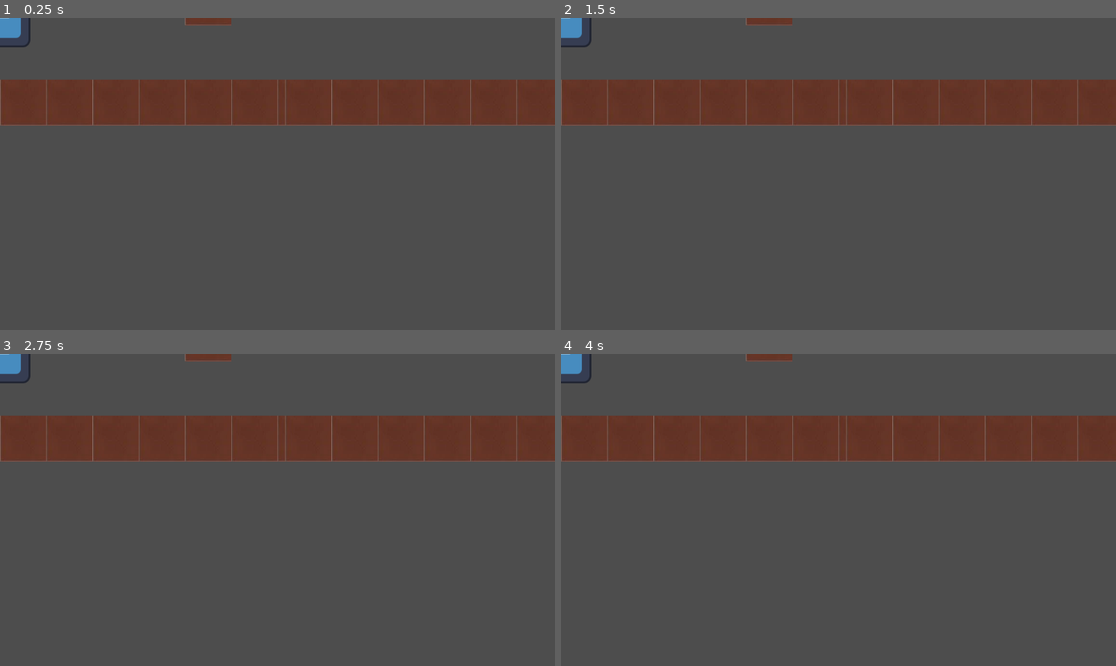
Above: before the commit, frames 1-4 (two rows, left to right).
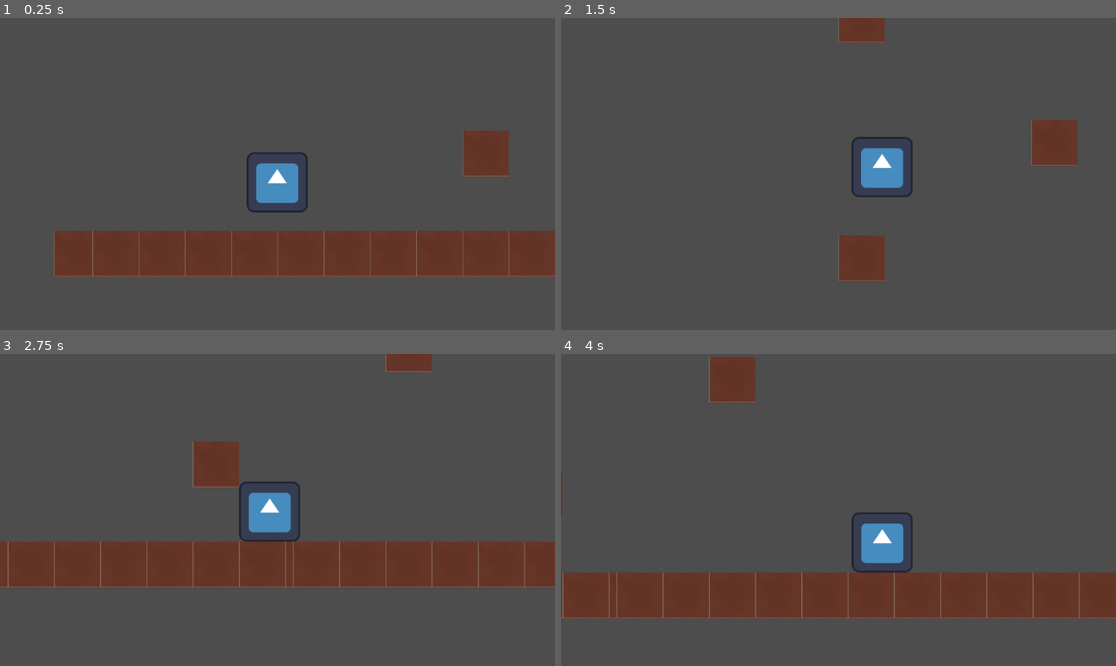
Above: after the commit, the same moments.

Repository: lynn89-sudo/basic-platformer
Game: Godot game, scene res://main.tscn
Two runs of this game, one before a commit and one after it. Both use one fixed random seed, a clock stepped at 60 frames per second and the inputs below. Before the commit the project has no main scene; this scene is started directly in both runs. The engine's default icon, where the game draws it, is replaced by a stand-in: a white triangle on a blue panel in a dark square.
Inputs:
- Up to frame 1 (0.25 s): no input
- Up to frame 2 (1.5 s): hold Right (right, bound only after the commit) from 0.53 s (still down); tap Up (jump, bound only after the commit) at 0.6, 0.77, 1.07, 1.35 s
- Up to frame 3 (2.75 s): tap Up (jump, bound only after the commit) at 1.52, 1.82, 2.1 s; release Right (right, bound only after the commit) at 2.03 s; hold A (left, bound only after the commit) from 2.03 s (still down)
- Up to frame 4 (4 s): release A (left, bound only after the commit) at 2.78 s; hold Right (right, bound only after the commit) from 2.78 s (still down); tap Up (jump, bound only after the commit) at 2.85, 3.02, 3.32, 3.6, 3.77 s

The runs differ from the first frame. In frame 1, 31% of the frame differs, in the area x 0-100%, y 0-84%; in frame 2, 19%; in frame 3, 32%; in frame 4, 32%, in the area x 0-100%, y 0-85%.

Commit message:
Finished Game

Diff:
--- a/basic-platformer/main.tscn
+++ b/basic-platformer/main.tscn
@@ -1,5 +1,6 @@
 [gd_scene format=4 uid="uid://dayi6m6jt17om"]
 
+[ext_resource type="Script" uid="uid://c4e1nuocscvm" path="res://player.gd" id="1_h2yge"]
 [ext_resource type="Texture2D" uid="uid://dle82rfkbv2k" path="res://icon.svg" id="1_ig7tw"]
 [ext_resource type="Texture2D" uid="uid://cetq4o6kjg0w7" path="res://mission-red-brick-4x4-encaustic-cement-tile-229796_large.jpg.webp" id="2_0xm2m"]
 
@@ -1266,6 +1267,10 @@
 [node name="Node" type="Node" unique_id=618168445]
 
 [node name="Player" type="CharacterBody2D" parent="." unique_id=1613024921]
+script = ExtResource("1_h2yge")
+
+[node name="Camera2D" type="Camera2D" parent="Player" unique_id=1836461208]
+position_smoothing_enabled = true
 
 [node name="Sprite2D" type="Sprite2D" parent="Player" unique_id=1722744277]
 position = Vector2(-0.5, -1.5)
--- /dev/null
+++ b/basic-platformer/player.gd
@@ -0,0 +1,25 @@
+extends CharacterBody2D
+
+
+const SPEED = 500.0
+const JUMP_VELOCITY = -750.0
+
+
+func _physics_process(delta: float) -> void:
+	# Add the gravity.
+	if not is_on_floor():
+		velocity += get_gravity() * delta
+
+	# Handle jump.
+	if Input.is_action_just_pressed("jump") and is_on_floor():
+		velocity.y = JUMP_VELOCITY
+
+	# Get the input direction and handle the movement/deceleration.
+	# As good practice, you should replace UI actions with custom gameplay actions.
+	var direction := Input.get_axis("left", "right")
+	if direction:
+		velocity.x = direction * SPEED
+	else:
+		velocity.x = move_toward(velocity.x, 0, SPEED)
+
+	move_and_slide()
--- a/basic-platformer/project.godot
+++ b/basic-platformer/project.godot
@@ -11,8 +11,30 @@
 [application]
 
 config/name="basic-platformer"
+run/main_scene="uid://dayi6m6jt17om"
 config/features=PackedStringArray("4.6", "Mobile")
 config/icon="res://icon.svg"
+
+[input]
+
+left={
+"deadzone": 0.2,
+"events": [Object(InputEventKey,"resource_local_to_scene":false,"resource_name":"","device":-1,"window_id":0,"alt_pressed":false,"shift_pressed":false,"ctrl_pressed":false,"meta_pressed":false,"pressed":false,"keycode":0,"physical_keycode":65,"key_label":0,"unicode":97,"location":0,"echo":false,"script":null)
+, Object(InputEventKey,"resource_local_to_scene":false,"resource_name":"","device":-1,"window_id":0,"alt_pressed":false,"shift_pressed":false,"ctrl_pressed":false,"meta_pressed":false,"pressed":false,"keycode":0,"physical_keycode":4194319,"key_label":0,"unicode":0,"location":0,"echo":false,"script":null)
+]
+}
+right={
+"deadzone": 0.2,
+"events": [Object(InputEventKey,"resource_local_to_scene":false,"resource_name":"","device":-1,"window_id":0,"alt_pressed":false,"shift_pressed":false,"ctrl_pressed":false,"meta_pressed":false,"pressed":false,"keycode":0,"physical_keycode":4194321,"key_label":0,"unicode":0,"location":0,"echo":false,"script":null)
+, Object(InputEventKey,"resource_local_to_scene":false,"resource_name":"","device":-1,"window_id":0,"alt_pressed":false,"shift_pressed":false,"ctrl_pressed":false,"meta_pressed":false,"pressed":false,"keycode":0,"physical_keycode":68,"key_label":0,"unicode":100,"location":0,"echo":false,"script":null)
+]
+}
+jump={
+"deadzone": 0.2,
+"events": [Object(InputEventKey,"resource_local_to_scene":false,"resource_name":"","device":-1,"window_id":0,"alt_pressed":false,"shift_pressed":false,"ctrl_pressed":false,"meta_pressed":false,"pressed":false,"keycode":0,"physical_keycode":4194320,"key_label":0,"unicode":0,"location":0,"echo":false,"script":null)
+, Object(InputEventKey,"resource_local_to_scene":false,"resource_name":"","device":-1,"window_id":0,"alt_pressed":false,"shift_pressed":false,"ctrl_pressed":false,"meta_pressed":false,"pressed":false,"keycode":0,"physical_keycode":87,"key_label":0,"unicode":119,"location":0,"echo":false,"script":null)
+]
+}
 
 [physics]
 
Not shown, added: basic-platformer/export_presets.cfg
Not shown, added: basic-platformer/player.gd.uid
Not shown, added: basic-platformer/exports/basic-platformer.apple-touch-icon.png
Not shown, added: basic-platformer/exports/basic-platformer.audio.position.worklet.js
Not shown, added: basic-platformer/exports/basic-platformer.audio.worklet.js
Not shown, added: basic-platformer/exports/basic-platformer.html
Not shown, added: basic-platformer/exports/basic-platformer.icon.png
Not shown, added: basic-platformer/exports/basic-platformer.js
Not shown, added: basic-platformer/exports/basic-platformer.pck
Not shown, added: basic-platformer/exports/basic-platformer.png
Not shown, added: basic-platformer/exports/basic-platformer.wasm
